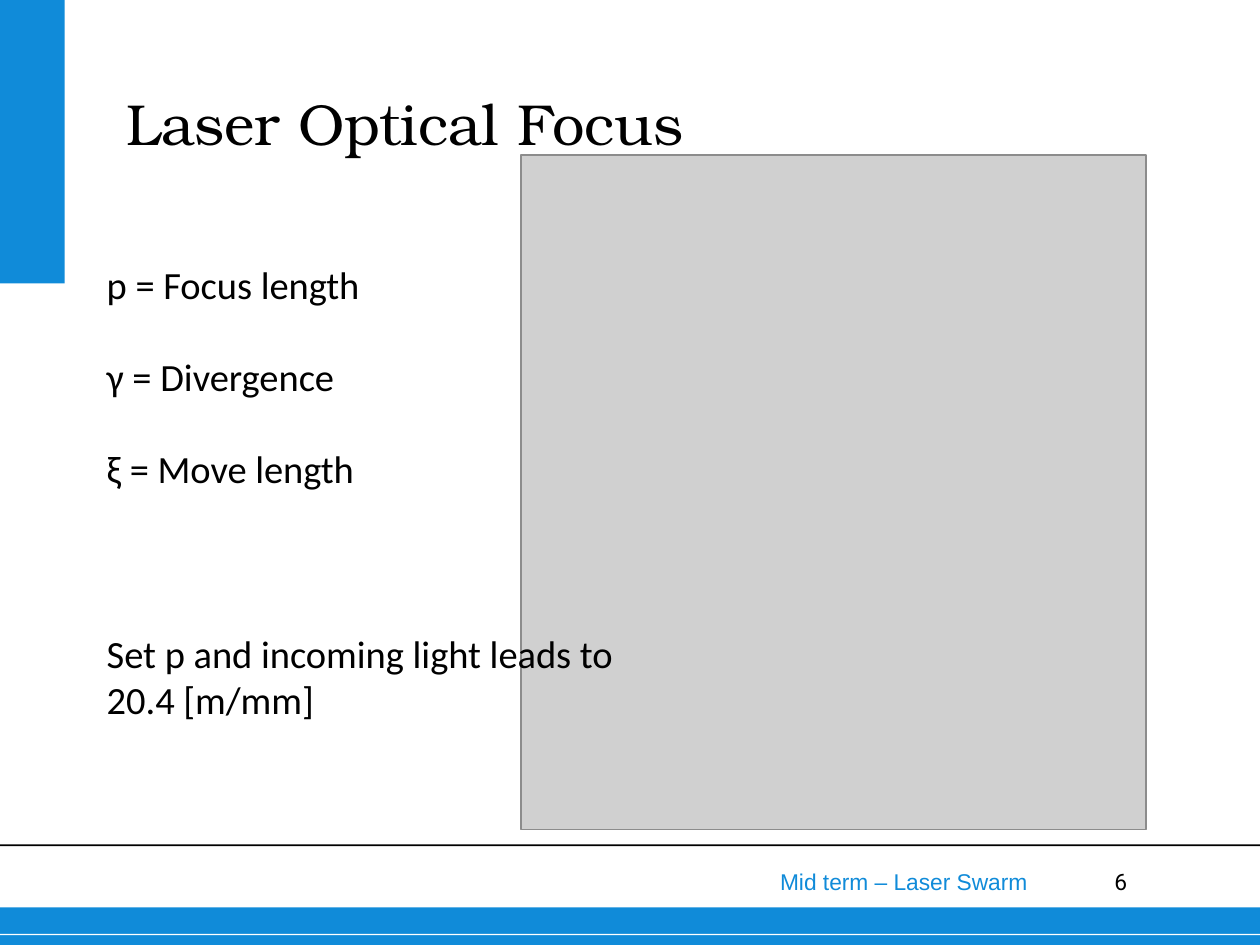
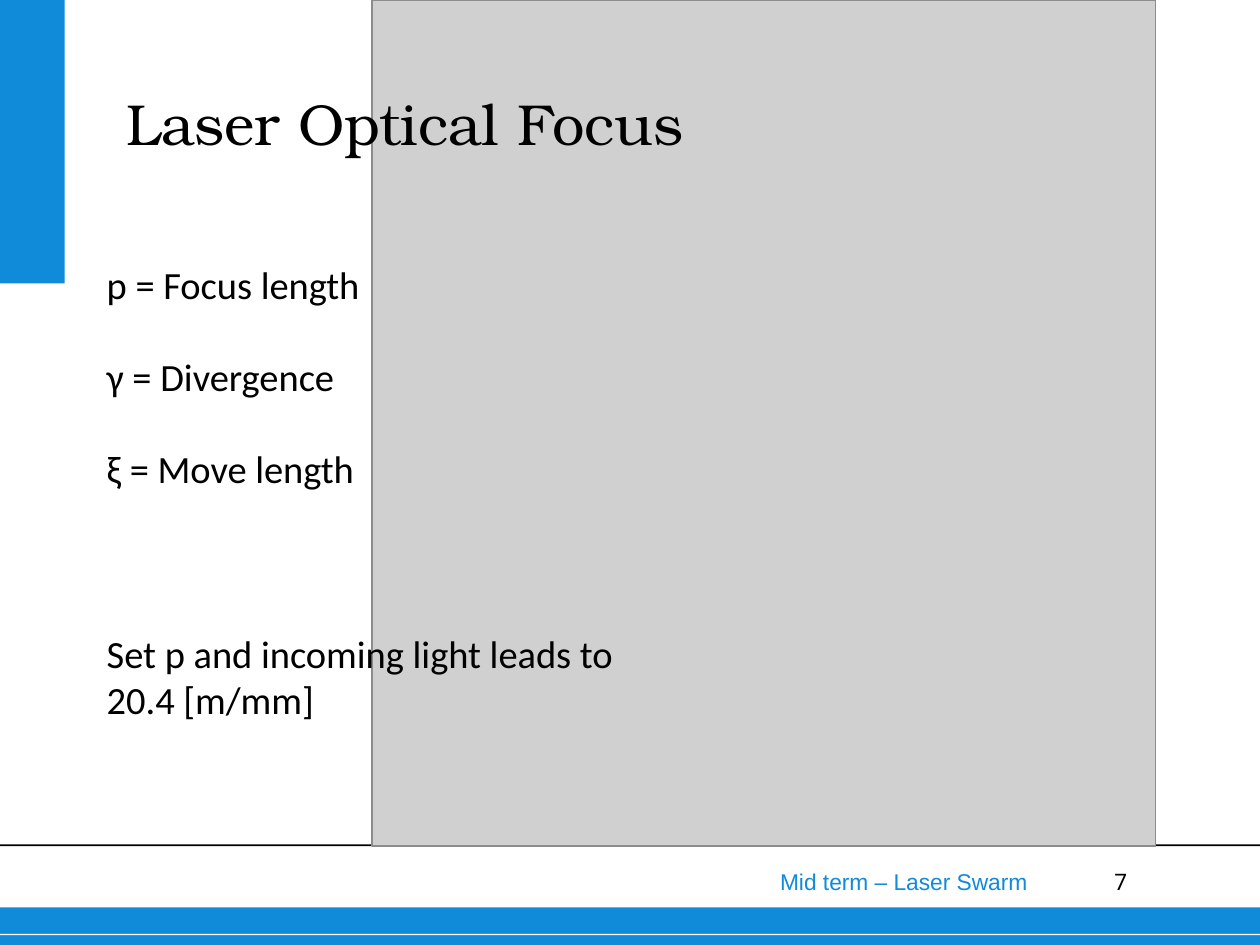
Before and after one commit to thewisenerd/laser-swarm, a slide deck: slide 7 of finalPresentation/subsections/FR_Zhuan.ppt (slide 6 before the commit). Drawn at 1260x945 pixels with LibreOffice and Linux fonts; fonts in the diff are those of the drawing; grey boxes stand for pictures; background and template pictures are left out. Boxes give left, top, right and bottom in pixels: in the first picture for what was removed or moved away, otherwise in the second. Text is boxed around its words. In the diff, an @@ line names an element or a change of style, - is before the commit and + after.

```diff
--- a/finalPresentation/subsections/FR_Zhuan.ppt
+++ b/finalPresentation/subsections/FR_Zhuan.ppt
@@ picture resized from (x1=520, y1=155, x2=1145, y2=830) to (x1=372, y1=0, x2=1155, y2=847) @@
@@ page number at (x1=1114, y1=873, x2=1127, y2=890): text changed @@
-6
+7
```
Also in this commit, not shown: 1 slide added.
